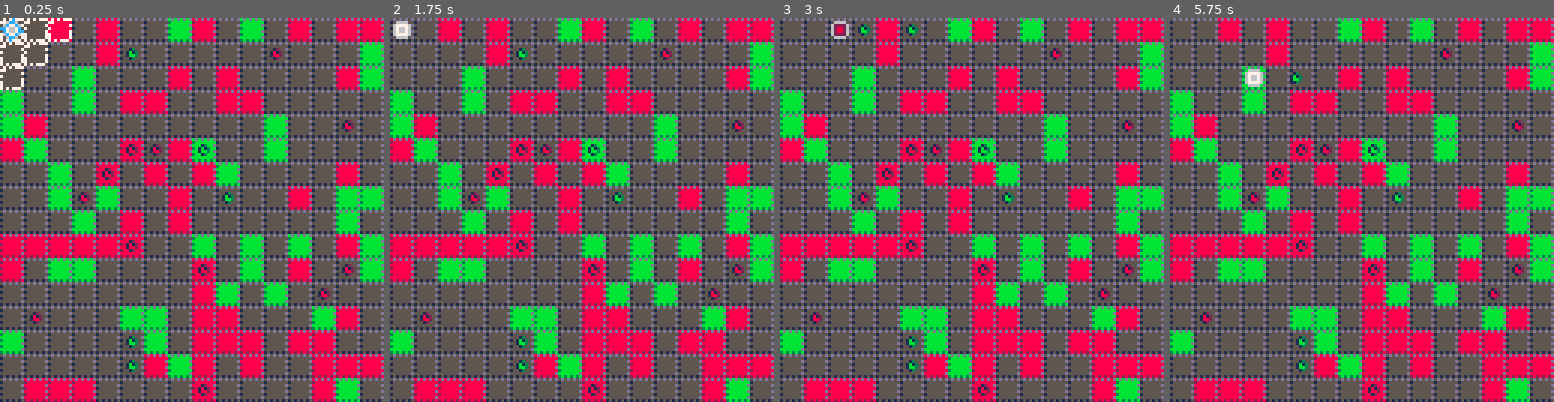
Above: before the commit, frames 1-4 (left to right).
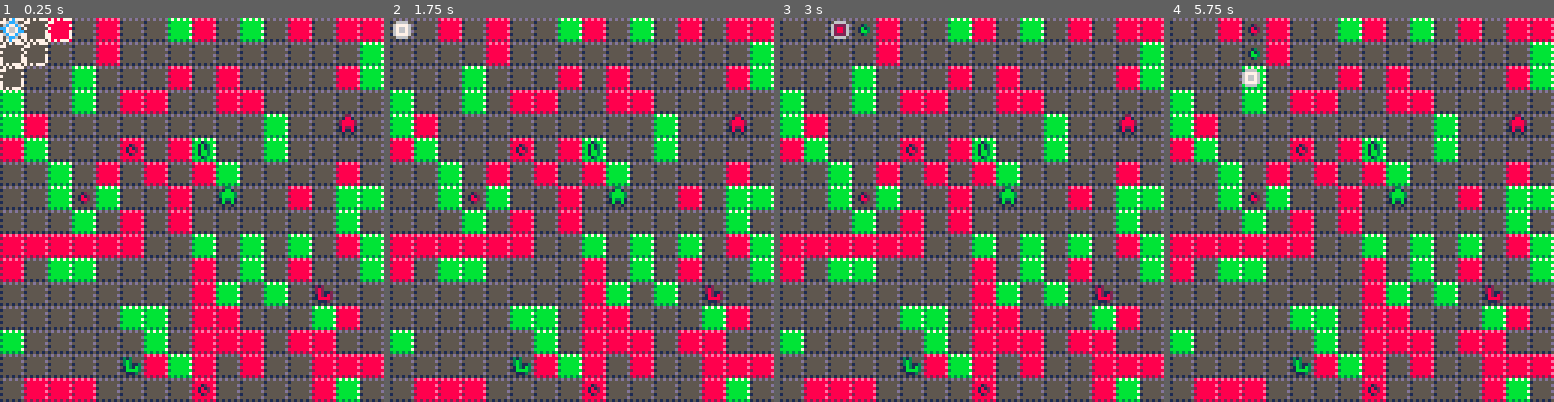
Above: after the commit, the same moments.

Repository: jcwilk/dv_prototype
Game: PICO-8 cartridge divproto.p8
The game is run twice, just before and just after one commit, with the same random seed, the same clock (stepped at 60 frames per second) and the same inputs.
Inputs (mouse positions are in pixels of both pictures, inside the frame that each line leads up to):
- Up to frame 1 (0.25 s): no input
- Up to frame 2 (1.75 s): click (670, 121) at 0.67 s; tap O (Z key) at 0.7, 1.7 s; click (436, 267) at 1.22 s; hold Right from 1.6 s (still down)
- Up to frame 3 (3 s): click (887, 114) at 1.77 s; release Right at 2.1 s; tap O (Z key) at 2.1, 2.5, 2.9 s; hold Up 2.15-2.42 s; click (952, 259) at 2.32 s; hold Right from 2.47 s (still down); click (1014, 106) at 2.87 s
- Up to frame 4 (5.75 s): release Right at 3.03 s; hold Left 3.08-3.58 s; tap O (Z key) every 0.4 s from 3.3 to 5.7 s; click (1465, 256) at 3.42 s; hold Down 3.63-3.97 s; click (1231, 102) at 3.97 s; hold Right 4.02-4.68 s; click (1292, 248) at 4.52 s; hold Up 4.73-5.03 s; click (1354, 94) at 5.07 s; hold Left 5.08-5.68 s; click (1419, 244) at 5.62 s; hold Down from 5.73 s (still down)

The runs differ from the first frame. In frame 1, 5.3% of the frame differs, in the area x 0-100%, y 0-100%; in frame 2, 5.4%; in frame 3, 5.3%; in frame 4, 5.6%.

Commit message:
Add different sized enemies

Diff:
--- a/divproto.p8
+++ b/divproto.p8
@@ -193,10 +193,9 @@
  camera(cam.x,cam.y)
 
  local t
- local starti=flr(cam.y/8)*16+1
- local endi=flr((cam.y+128)/8+1)*16
- starti=mid(starti,1,#tiles.all)
- endi=mid(endi,1,#tiles.all)
+ local starti=min_visible_tile_y()*16+1
+ local endi=max_visible_tile_y()*16+16
+ endi=min(endi,#tiles.all)
  for i=starti,endi do
   t=tiles.all[i]
 
@@ -205,8 +204,10 @@
    pal(5,t.col)
    if t.col == cola1 then
     pal(1,cola2)
+    pal(13,14)
    else
     pal(1,colb2)
+    pal(13,7)
    end
   end
   spr(1, t.x*8, t.y*8)
@@ -229,7 +230,11 @@
  pal()
 	particles.draw()
 
- foreach(tiles.all,function(t)
+	starti=min_visible_tile_y()*16+1
+ endi=max_visible_tile_y()*16+16
+ endi=min(endi,#tiles.all)
+ for i=starti,endi do
+  t=tiles.all[i]
   if t.highlighted then
    pal()
    spr(4, t.x*8, t.y*8)
@@ -237,7 +242,7 @@
     spr(5, t.x*8, t.y*8)
    end
   end
- end)
+ end
  pal()
  //rectfill(0,0,23,11,0)
  //print(stat(7),0,0,6)
@@ -480,7 +485,7 @@
   return
  end
 
- local tile_count=tile.count
+ local spawn_amt = tile.count
  if player.col == 0 then
   player.col = tile.col
   player.count = tile.count
@@ -500,7 +505,7 @@
  if player.col == cola1 then
   spawn_col=colb1
  end
- spawn_around(player.x,player.y,spawn_col,tile_count)
+ spawn_around(player.x,player.y,spawn_col,spawn_amt)
 end
 
 function spawn_around(x,y,col,amount)
@@ -517,22 +522,21 @@
   del(spots,spot)
   add(shuffled,spot)
  end
- local spawn_left=min(amount,4)
- if player.col == 0 then
-  spawn_left=player.count
- end
+ //local spawn_left=min(amount,4)
+ //if player.col == 0 then
+  spawn_left=1 //player.count
+ //end
 
  local shuffled2={}
  local mob
  for i=1,#shuffled do
   spot=shuffled[i]
   mob=false
-  gspot=spot
   if is_on_map(spot[1],spot[2]) then
    mob=mobs.by_coord[spot[1]][spot[2]]
   end
   if mob and mob.col != col then
-   if spawn_mob(spot[1],spot[2],col) then
+   if spawn_mob(spot[1],spot[2],col,amount) then
     spawn_left-=1
     if spawn_left<1 then
      return
@@ -545,7 +549,7 @@
   end
  end
  for i=1,#shuffled2 do
-  if spawn_mob(shuffled2[i][1],shuffled2[i][2],col) then
+  if spawn_mob(shuffled2[i][1],shuffled2[i][2],col,amount) then
    spawn_left-=1
    if spawn_left<1 then
     return
@@ -713,20 +717,28 @@
 mob_spd=8
 mob_max_path=2
 mob_max_sight=4
-mob_amt=200
+mob_amt=150
 mobs = {
  all={},
  by_coord={},
- get_all_coords=function(col)
-  local coords={}
+ get_all_visible_mobs=function(col)
+  local vis={}
   local miny=min_visible_tile_y()
   local maxy=max_visible_tile_y()
   local mob
   for i=1,#mobs.all do
    mob=mobs.all[i]
    if (not col or mob.col == col) and mob.y >= miny and mob.y <= maxy then
-    add(coords,{mob.x,mob.y})
-   end
+    add(vis,mob)
+   end
+  end
+  return vis
+ end,
+ get_all_coords=function(col)
+  local vis=mobs.get_all_visible_mobs(col)
+  local coords={}
+  for i=1,#vis do
+   add(coords,{vis[i].x,vis[i].y})
   end
   return coords
  end,
@@ -738,8 +750,7 @@
   local checking={}
   local moving={}
   local mob
-  foreach(mobs.get_all_coords(),function(coord)
-   mob=mobs.by_coord[coord[1]][coord[2]]
+  foreach(mobs.get_all_visible_mobs(),function(mob)
    add(checking,mob)
    add(moving,mob)
   end)
@@ -795,8 +806,11 @@
    if player.col == mob.col then
     return
    end
+
+   local max_path=mob_max_path+mob.count-1
+   local max_sight=mob_max_sight+mob.count-1
    local cart_dist=abs(mob.x-player.x)+abs(mob.y-player.y)
-   if cart_dist<=1 or cart_dist>mob_max_sight then
+   if cart_dist<=1 or cart_dist>max_sight then
     return
    end
 
@@ -808,7 +822,7 @@
    add(obstacles,{player.x,player.y})
    add(obstacles,selected_move)
 
-   local moves=get_path_moves(mob,obstacles,mob_max_path)
+   local moves=get_path_moves(mob,obstacles,max_path)
    local filtered={}
    foreach(moves,function(move)
     if not mobs.by_coord[move[1]][move[2]] then
@@ -826,6 +840,7 @@
   end)
  end,
  draw=function()
+  local mobspr
   foreach(mobs.all,function(mob)
    pal()
    if mob.col == cola1 then
@@ -835,16 +850,25 @@
     pal(11,colb1)
     pal(3,colb2)
    end
-   spr(3,mob.x*8,mob.y*8)
+   mobspr=3
+   if mob.count==2 then
+    mobspr=7
+   elseif mob.count==3 then
+    mobspr=8
+   elseif mob.count==4 then
+    mobspr=9
+   end
+   spr(mobspr,mob.x*8,mob.y*8)
   end)
  end
 }
 
-function spawn_mob(x,y,col,skip_tween)
+function spawn_mob(x,y,col,cnt,skip_tween)
  local mob = {
   x=player.x,
   y=player.y,
-  col=col
+  col=col,
+  count=cnt
  }
  if skip_tween then
   mob.x=x
@@ -860,10 +884,22 @@
  end
  mob.cancel_out=function(target)
   make_tween2(mob,"x","y",target.x,target.y,mob_spd).after=function()
-			del(mobs.all,mob)
-			del(mobs.all,target)
-			mobs.by_coord[mob.x][mob.y]=false
-			mobs.by_coord[target.x][target.y]=false
+   mob_count=mob.count-target.count
+   target_count=target.count-mob.count
+			mob.count=mob_count
+			target.count=target_count
+
+			if target.count >= 1 then
+ 			del(mobs.all,mob)
+ 			mobs.by_coord[mob.x][mob.y]=false
+ 			mobs.by_coord[target.x][target.y]=target
+ 		end
+ 		if mob.count >= 1 then
+ 			del(mobs.all,target)
+	 		mobs.by_coord[target.x][target.y]=false
+	 		mobs.by_coord[mob.x][mob.y]=mob
+	 	end
+
 			sfx(4)
   end
  end
@@ -876,6 +912,7 @@
   elseif mobs.by_coord[x][y].col != mob.col then
    add(mobs.all,mob)
    mob.cancel_out(mobs.by_coord[x][y])
+   mobs.by_coord[x][y]=mob
    return mob
   end
  end
@@ -906,7 +943,7 @@
       col=colb1
      end
     end
-    spawn_mob(tile.x,tile.y,col,true)
+    spawn_mob(tile.x,tile.y,col,flr(rnd(4))+1,true)
    end
   end
  end
@@ -1025,13 +1062,13 @@
  end
 end
 __gfx__
-000000005d5d5d5d0000000000000000070707770000c00060000000000000000000000000000000000000000000000000000000000000000000000000000000
-0000000015555555006666000000000077000000000cc00076000000000000000000000000000000000000000000000000000000000000000000000000000000
-007007005555555d06777760000130000000000700c00c0077600000000000000000000000000000000000000000000000000000000000000000000000000000
-0007700015555555067ff760001b130070000000cc0000c077000000000000000000000000000000000000000000000000000000000000000000000000000000
-000770005555555d067ff760001bb300000000070c0000cc60700000000000000000000000000000000000000000000000000000000000000000000000000000
-007007001555555506777760000130007000000700c00c0000000000000000000000000000000000000000000000000000000000000000000000000000000000
-000000005555555d006666000000000070000007000cc00000000000000000000000000000000000000000000000000000000000000000000000000000000000
+000000005d5d5d5d0000000000000000070707770000c00060000000000000000000000000033000000000000000000000000000000000000000000000000000
+0000000015555555006666000000000077000000000cc000760000000001300003130000001bb100000000000000000000000000000000000000000000000000
+007007005555555d06777760000130000000000700c00c0077600000001b130003b3000003bbbb30000000000000000000000000000000000000000000000000
+0007700015555555067ff760001b130070000000cc0000c077000000001b130003b3113003bbbb30000000000000000000000000000000000000000000000000
+000770005555555d067ff760001bb300000000070c0000cc60700000001bb30001b31b3001b33b10000000000000000000000000000000000000000000000000
+007007001555555506777760000130007000000700c00c0000000000001bb30001bbbb3001b11b10000000000000000000000000000000000000000000000000
+000000005555555d006666000000000070000007000cc00000000000000130000011130000100100000000000000000000000000000000000000000000000000
 0000000015151515000000000000000070707770000c000000000000000000000000000000000000000000000000000000000000000000000000000000000000
 
 
Not shown, changed: index.js
